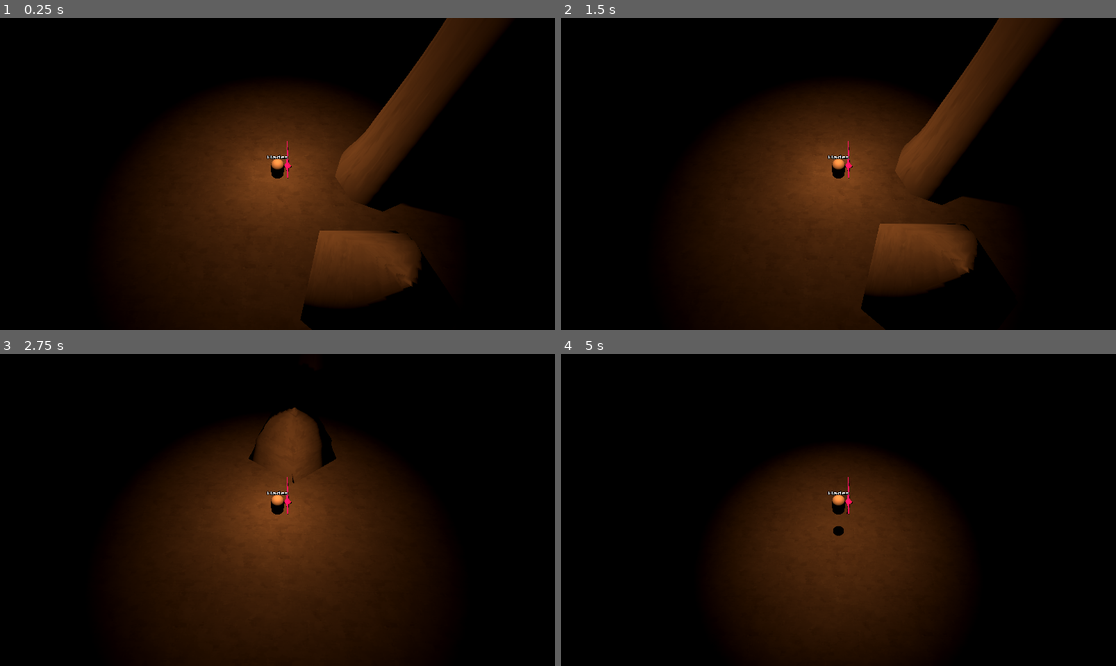
Above: before the commit, frames 1-4 (two rows, left to right).
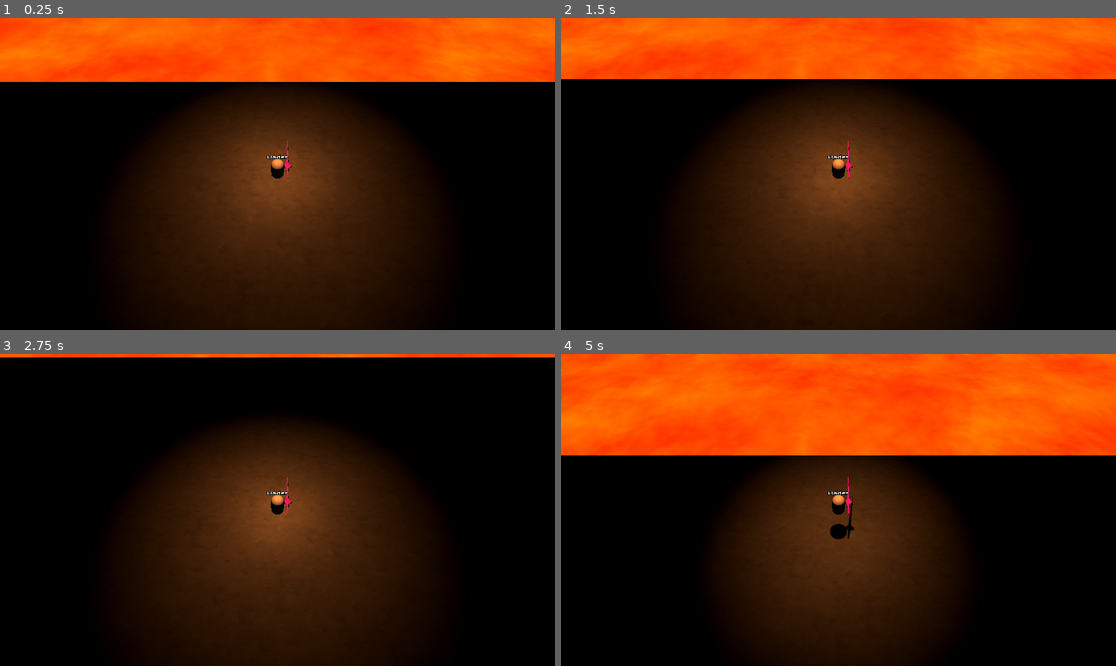
Above: after the commit, the same moments.

Repository: bigmcbigger/congenial-octo-carnival
Game: Godot game, scene res://map.tscn
Same seed, same stepped clock (60 frames per second), same inputs: the game is played once before the commit and once after it. This scene is started directly instead of the project's main scene.
Inputs:
- Up to frame 1 (0.25 s): no input
- Up to frame 2 (1.5 s): tap Enter (ui_accept) at 0.5, 0.77 s; hold Right (ui_right) 0.53-1.28 s; hold Down (ui_down) from 1.28 s (still down)
- Up to frame 3 (2.75 s): tap Enter (ui_accept) at 1.52 s; release Down (ui_down) at 2.03 s; hold Right (ui_right) from 2.03 s (still down)
- Up to frame 4 (5 s): release Right (ui_right) at 2.78 s; hold Up (ui_up) 2.78-3.53 s; tap Enter (ui_accept) at 3.02, 3.77, 4.52 s; hold Left (ui_left) from 3.53 s (still down)

The runs differ from the first frame. In frame 1, 28% of the frame differs, in the area x 0-100%, y 0-100%; in frame 2, 28%; in frame 3, 2.7%; in frame 4, 33%, in the area x 0-100%, y 0-60%.

Commit message:
finish magma scene & shader

Diff:
--- /dev/null
+++ b/environment/magma.gdshader
@@ -0,0 +1,29 @@
+shader_type spatial;
+
+render_mode unshaded;
+
+uniform sampler2D intensity;
+
+const vec3 yellow = vec3(1.0, 1.0, 0.0);
+const vec3 orange = vec3(1.0, 0.1, 0.0);
+
+void vertex() {
+	// Called for every vertex the material is visible on.
+	float displace = cos(VERTEX.x + TIME) + sin(VERTEX.z + TIME);
+	VERTEX.y += displace * 0.1;
+	UV *= 5.0;
+	UV += vec2(1.0, 0.0) * TIME * 0.05;
+}
+
+void fragment() {
+	// Called for every pixel the material is visible on.
+	float sample = texture(intensity, UV).x;
+	vec3 colour =  vec3(1.0, 0.1 + sample * 0.5, 0.0);
+	ALBEDO = colour;
+	EMISSION = colour * 0.5;
+}
+
+//void light() {
+	// Called for every pixel for every light affecting the material.
+	// Uncomment to replace the default light processing function with this one.
+//}
--- a/environment/magma.tscn
+++ b/environment/magma.tscn
@@ -1,23 +1,28 @@
-[gd_scene load_steps=5 format=3 uid="uid://bijrluamfmoij"]
+[gd_scene load_steps=6 format=3 uid="uid://bijrluamfmoij"]
 
-[ext_resource type="Texture2D" uid="uid://dntv2t56ljcu8" path="res://magma_greyscale.png" id="1_h4vlx"]
+[ext_resource type="Shader" path="res://environment/magma.gdshader" id="1_qw4lv"]
+[ext_resource type="Texture2D" uid="uid://dxeclwnpiild6" path="res://magma_tiled.png" id="2_lage2"]
 
-[sub_resource type="StandardMaterial3D" id="StandardMaterial3D_gdvsa"]
-albedo_texture = ExtResource("1_h4vlx")
+[sub_resource type="ShaderMaterial" id="ShaderMaterial_6xrcn"]
+render_priority = 0
+shader = ExtResource("1_qw4lv")
+shader_parameter/intensity = ExtResource("2_lage2")
 
-[sub_resource type="QuadMesh" id="QuadMesh_vxaws"]
-size = Vector2(10, 10)
+[sub_resource type="PlaneMesh" id="PlaneMesh_dimgx"]
+material = SubResource("ShaderMaterial_6xrcn")
+size = Vector2(100, 100)
+subdivide_width = 100
+subdivide_depth = 100
 
 [sub_resource type="BoxShape3D" id="BoxShape3D_8kioa"]
-size = Vector3(10, 1, 10)
+size = Vector3(100, 1, 100)
 
 [node name="Magma" type="StaticBody3D"]
 
 [node name="MeshInstance3D" type="MeshInstance3D" parent="."]
-transform = Transform3D(1, 0, 0, 0, -4.37114e-08, 1, 0, -1, -4.37114e-08, 0, 0, 0)
-material_override = SubResource("StandardMaterial3D_gdvsa")
-mesh = SubResource("QuadMesh_vxaws")
+cast_shadow = 0
+mesh = SubResource("PlaneMesh_dimgx")
 
 [node name="CollisionShape3D" type="CollisionShape3D" parent="."]
-transform = Transform3D(1, 0, 0, 0, 1, 0, 0, 0, 1, 0, -0.5, 0)
+transform = Transform3D(1, 0, 0, 0, 1, 0, 0, 0, 1, 0, -0.8, 0)
 shape = SubResource("BoxShape3D_8kioa")
--- a/map.tscn
+++ b/map.tscn
@@ -1,9 +1,10 @@
-[gd_scene load_steps=8 format=3 uid="uid://dh5u5bveoeeal"]
+[gd_scene load_steps=9 format=3 uid="uid://dh5u5bveoeeal"]
 
 [ext_resource type="Texture2D" uid="uid://cpiwyaa6qa7ky" path="res://concrete_tiled.png" id="1_2uahv"]
 [ext_resource type="PackedScene" uid="uid://c5midv1x3bvtv" path="res://environment/rock_1.tscn" id="3_5cf1u"]
 [ext_resource type="PackedScene" uid="uid://bailc0o1engnt" path="res://environment/rock_column.tscn" id="4_8egxs"]
 [ext_resource type="PackedScene" uid="uid://b15jfvtyhx17j" path="res://testplayer.tscn" id="4_hhx7l"]
+[ext_resource type="PackedScene" uid="uid://bijrluamfmoij" path="res://environment/magma.tscn" id="5_cbysg"]
 
 [sub_resource type="BoxShape3D" id="BoxShape3D_5dw7m"]
 size = Vector3(60, 2, 60)
@@ -35,4 +36,7 @@
 transform = Transform3D(1, 0, 0, 0, 1, 0, 0, 0, 1, 2.50469, 8.25683, 0)
 
 [node name="Testplayer" parent="." instance=ExtResource("4_hhx7l")]
-transform = Transform3D(1, 0, 0, 0, 1, 0, 0, 0, 1, 0, 1.39634, 0)
+transform = Transform3D(1, 0, 0, 0, 1, 0, 0, 0, 1, 0, 1.39634, -25.8473)
+
+[node name="Magma" parent="." instance=ExtResource("5_cbysg")]
+transform = Transform3D(1, 0, 0, 0, 1, 0, 0, 0, 1, 0, 0.572907, 0)
Binary file removed: magma_greyscale.png
Binary file added: magma_tiled.png
Not shown, changed: magma_tiled.png.import
